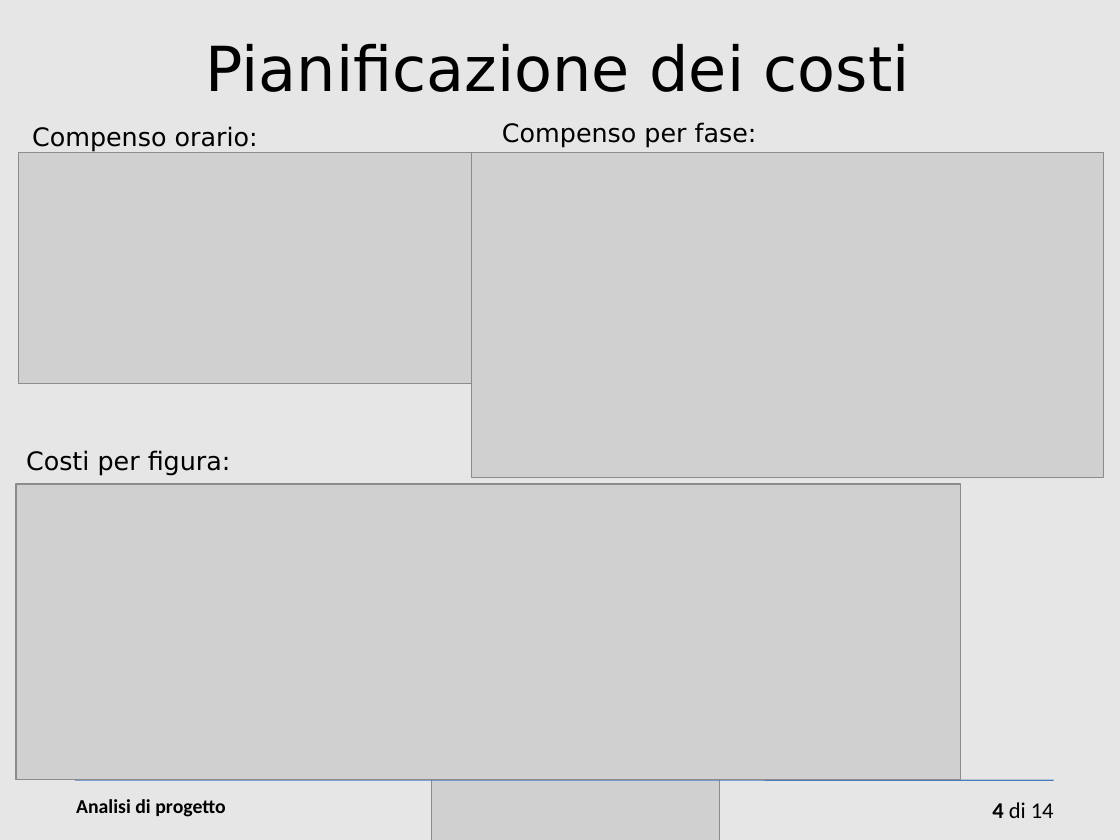
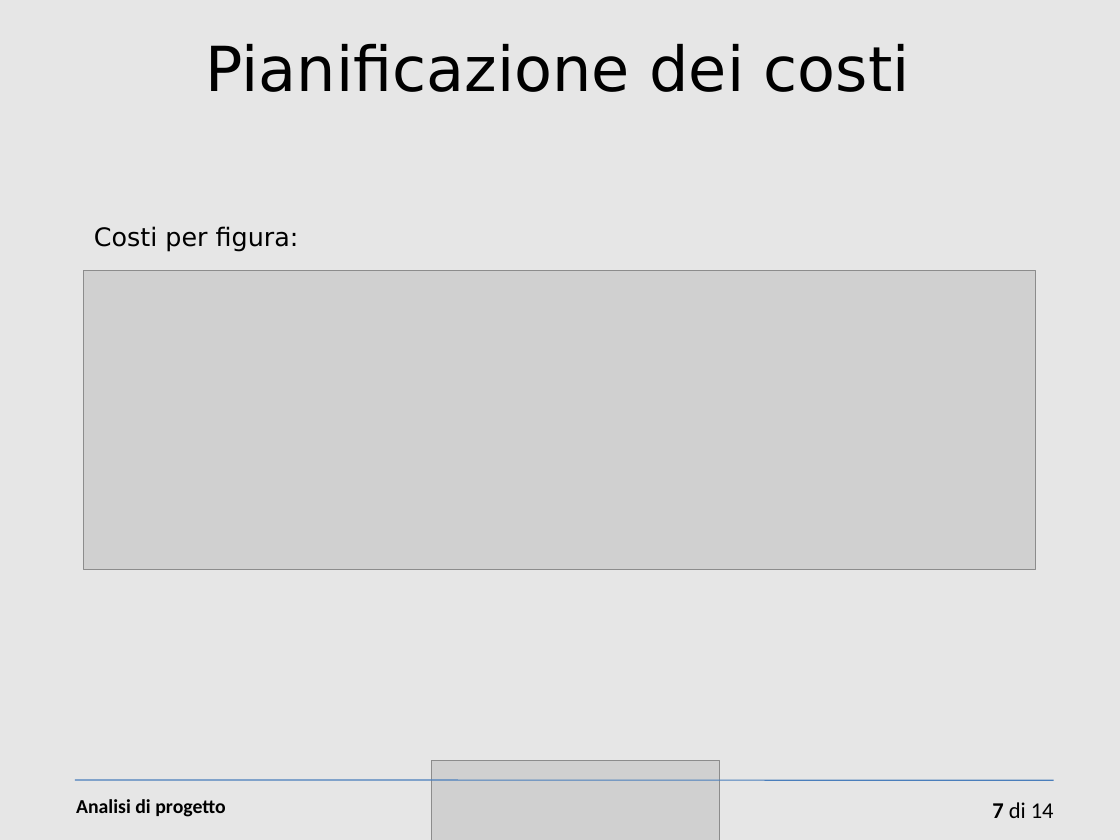
Before and after one commit to sevenfold-IS2011/woty_SGP, a slide deck: slide 7 of 3 pianificazione/Presentazione-cap3.ppt (slide 4 before the commit). Drawn at 1120x840 pixels with LibreOffice and Linux fonts; fonts in the diff are those of the drawing; grey boxes stand for pictures. Boxes give left, top, right and bottom in pixels: in the first picture for what was removed or moved away, otherwise in the second. Text is boxed around its words. In the diff, an @@ line names an element or a change of style, - is before the commit and + after.

```diff
--- a/3 pianificazione/Presentazione-cap3.ppt
+++ b/3 pianificazione/Presentazione-cap3.ppt
@@ text removed at <box>32,126,258,152</box> @@
-Compenso orario:
@@ text removed at <box>502,122,757,148</box> @@
-Compenso per fase:
@@ picture removed at <box>473,153,1105,479</box> @@
@@ text "Costi per figura:": place and size @@
-text "Costi per figura:" at <box>26,450,231,476</box>
+text "Costi per figura:" at <box>94,226,299,252</box>
@@ picture: place and size @@
-picture at <box>18,153,632,384</box>
+picture at <box>84,270,1037,569</box>
@@ picture removed at <box>16,484,961,780</box> @@
@@ page number at <box>992,802,1054,818</box>: text changed @@
-4 di 14
+7 di 14
```
Also in this commit, not shown: 1 other slide changed, 4 slides added, 1 slide removed, 2 other files.
